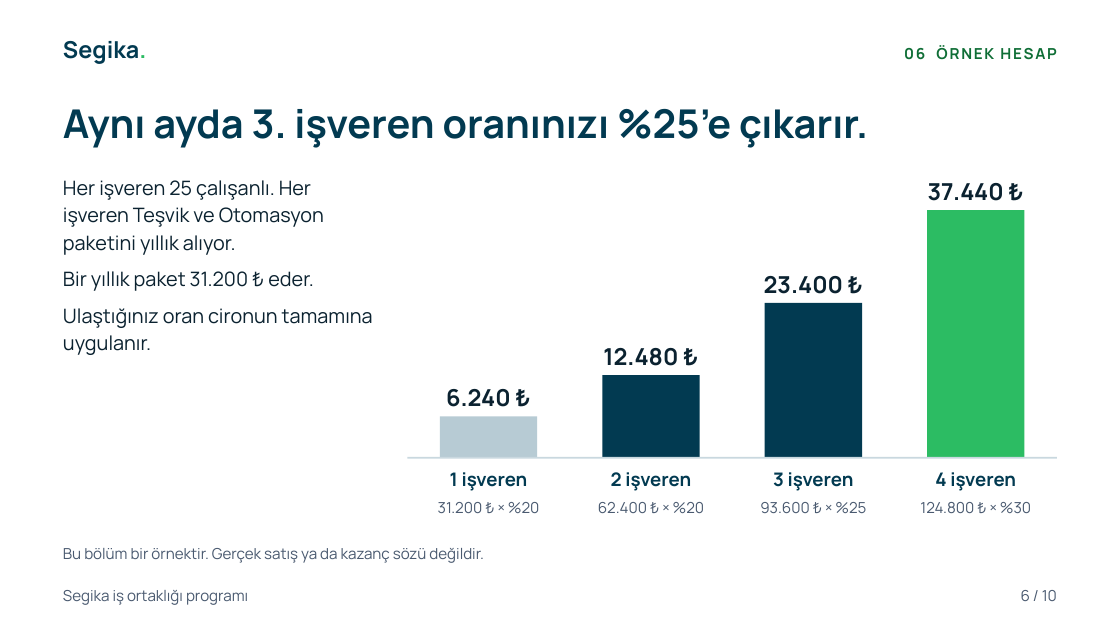
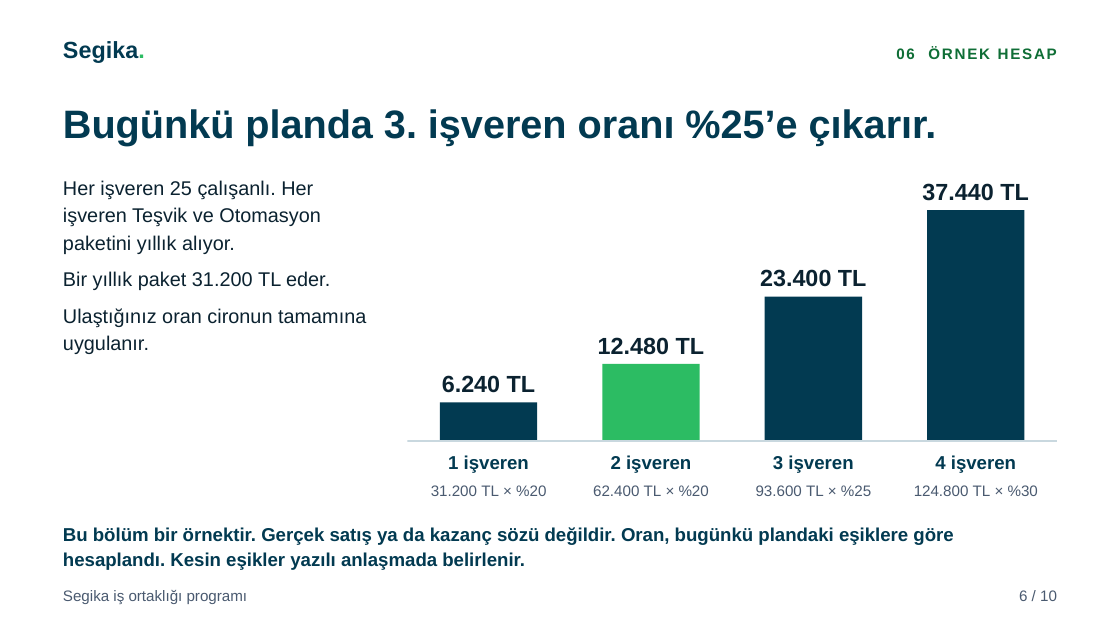
Before and after one commit to karacaismail/19ekim, a slide deck: slide 6 of public/indir/segika/segika-is-ortakligi-sunum.pptx. Drawn at 1120x630 pixels with LibreOffice and Linux fonts; fonts in the diff are those of the drawing. Boxes give left, top, right and bottom in pixels: in the first picture for what was removed or moved away, otherwise in the second. Text is boxed around its words. In the diff, an @@ line names an element or a change of style, - is before the commit and + after.

Commit message:
Segika setini bağımsız incelemeye göre düzelt
Logo adı kaldırıldı. Sonraki yılların payı için destek koşulu yazıldı.
Eşik ve oranların bugünkü plan olduğu gövde boyunda yazıldı. Mali müşavirin nakitsiz yolu hukuk görüşü bekliyor.
PPTX yazı tipi Arial oldu. PDF'te Outfit sabit dosyayla gömülür ve metin aranabilir. Tutarlar TL ile yazılır.
Görsel sunuma ve PPTX'e öteki üç yol sayfası eklendi. Önizlemeler PDF'in kendisinden çizilir.

```diff
--- a/public/indir/segika/segika-is-ortakligi-sunum.pptx
+++ b/public/indir/segika/segika-is-ortakligi-sunum.pptx
@@ text at [63,109,937,146]: text changed; font Manrope to Arial @@
-Aynı ayda 3. işveren oranınızı %25’e çıkarır.
+Bugünkü planda 3. işveren oranı %25’e çıkarır.
@@ text at [63,180,366,354]: font Manrope to Arial in "Her işveren 25 çalışanlı. Her işveren Teşvik ...", "Ulaştığınız oran cironun tamamına uygulanır." @@
@@ text at [922,183,1029,201]: text changed; font Manrope to Arial @@
-37.440 ₺
+37.440 TL
@@ rectangle: place and size @@
-rectangle at [928,210,1025,458]
+rectangle at [928,210,1025,441]
@@ rectangle at [928,210,1025,441]: fill #2CBC63 to #023A51 @@
@@ text at [760,269,867,287]: text changed; font Manrope to Arial @@
-23.400 ₺
+23.400 TL
@@ text at [63,271,330,290]: text changed; font Manrope to Arial @@
-Bir yıllık paket 31.200 ₺ eder.
+Bir yıllık paket 31.200 TL eder.
@@ rectangle: place and size @@
-rectangle at [765,303,862,458]
+rectangle at [765,297,862,441]
@@ text at [598,337,705,355]: text changed; font Manrope to Arial @@
-12.480 ₺
+12.480 TL
@@ text at [442,375,536,393]: text changed; font Manrope to Arial @@
-6.240 ₺
+6.240 TL
@@ rectangle: place and size @@
-rectangle at [602,376,700,458]
+rectangle at [602,364,700,441]
@@ rectangle at [602,364,700,441]: fill #023A51 to #2CBC63 @@
@@ 4 texts, 1 line, 1 rectangle: place and size @@
-4 texts, 1 line, 1 rectangle at [408,417,1057,491]
+4 texts, 1 line, 1 rectangle at [408,402,1057,473]
@@ rectangle at [440,402,538,441]: fill #B7CBD4 to #023A51 @@
@@ font Manrope to Arial in 8 elements at [63,41,145,63], [896,47,1057,59], [63,590,248,604], [1019,590,1057,601], [448,455,529,473], [611,455,691,473], [773,455,853,473], [935,455,1016,473] @@
@@ text at [431,485,546,496]: text changed; font Manrope to Arial @@
-31.200 ₺ × %20
+31.200 TL × %20
@@ text at [593,485,709,496]: text changed; font Manrope to Arial @@
-62.400 ₺ × %20
+62.400 TL × %20
@@ text at [756,485,871,496]: text changed; font Manrope to Arial @@
-93.600 ₺ × %25
+93.600 TL × %25
@@ text at [914,485,1038,496]: text changed; font Manrope to Arial @@
-124.800 ₺ × %30
+124.800 TL × %30
@@ text at [63,527,953,570]: text changed; size 13 to 16 pt; font Manrope to Arial; text colour #4A5A70 to #023A51; bold on @@
-Bu bölüm bir örnektir. Gerçek satış ya da kazanç sözü değildir.
+Bu bölüm bir örnektir. Gerçek satış ya da kazanç sözü değildir. Oran, bugünkü plandaki eşiklere göre hesaplandı. Kesin eşikler yazılı anlaşmada belirlenir.
```
Also in this commit, not shown: 8 other slides changed, 1 slide added, 1 slide removed, 58 other files.
